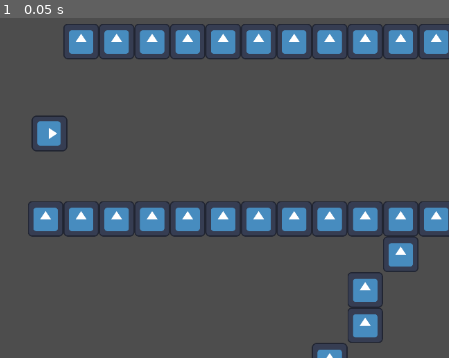
Above: before the commit, frame 1.
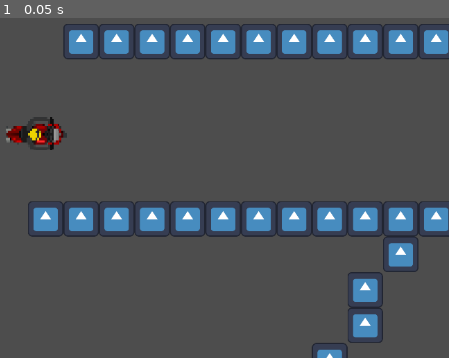
Above: after the commit, the same moment.

Repository: savakujundzic/racing_jam
Game: Godot game, scene res://scenes/main.tscn
Two runs of this game, one before a commit and one after it. Both use one fixed random seed, a clock stepped at 60 frames per second and the inputs below. The engine's default icon, where the game draws it, is replaced by a stand-in: a white triangle on a blue panel in a dark square.
Inputs:
- Up to frame 1 (0.05 s): no input

The runs differ from the first frame. In frame 1, 0.9% of the frame differs, in the area x 1-16%, y 28-40%.

Commit message:
added a motorcycle

Diff:
--- a/scenes/player.tscn
+++ b/scenes/player.tscn
@@ -1,11 +1,12 @@
 [gd_scene load_steps=4 format=3 uid="uid://evxy4mdc4h3u"]
 
-[ext_resource type="Texture2D" uid="uid://dupaa5y8xr6ad" path="res://icon.svg" id="2_7yw6m"]
+[ext_resource type="Texture2D" uid="uid://c36ryekaakfw2" path="res://assets/motorcycle.png" id="1_hy263"]
 
 [sub_resource type="GDScript" id="GDScript_cr08p"]
 script/source = "extends CharacterBody2D
 
 @export var max_speed = 2000
+@export var reverse_speed = 1000
 @export var acceleration = 100
 @export var deceleration = 140
 @export var rotation_speed = 180  # Degrees per second
@@ -19,7 +20,6 @@
 
 	# Calculate target velocity
 	var target_velocity = movement_direction * input_direction * max_speed
-
 	velocity = velocity.lerp(target_velocity, acceleration * delta)
 
 	# Deceleration when no input
@@ -34,16 +34,19 @@
 "
 
 [sub_resource type="RectangleShape2D" id="RectangleShape2D_g74bs"]
-size = Vector2(120, 120)
+size = Vector2(120, 215)
 
 [node name="Player" type="CharacterBody2D"]
 script = SubResource("GDScript_cr08p")
 
 [node name="CollisionShape2D" type="CollisionShape2D" parent="."]
+position = Vector2(0, 47.5)
 shape = SubResource("RectangleShape2D_g74bs")
 
 [node name="Sprite2D" type="Sprite2D" parent="."]
-texture = ExtResource("2_7yw6m")
+position = Vector2(-0.5, 47.5)
+scale = Vector2(0.159631, 0.129663)
+texture = ExtResource("1_hy263")
 
 [node name="Camera2D" type="Camera2D" parent="."]
 zoom = Vector2(0.4, 0.4)
Binary file added: assets/motorcycle.png
Not shown, added: assets/motorcycle.png.import
